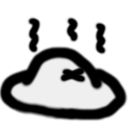
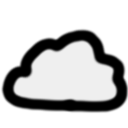
Layer changes from the first 128×128 image to the second:
added layer "レイヤー #5" above "レイヤー #4" over (x1=0, y1=27, x2=128, y2=114)
painted on "レイヤー #4" over (x1=0, y1=33, x2=128, y2=122)
hid "レイヤー #3", painted on it over (x1=0, y1=16, x2=128, y2=122)
